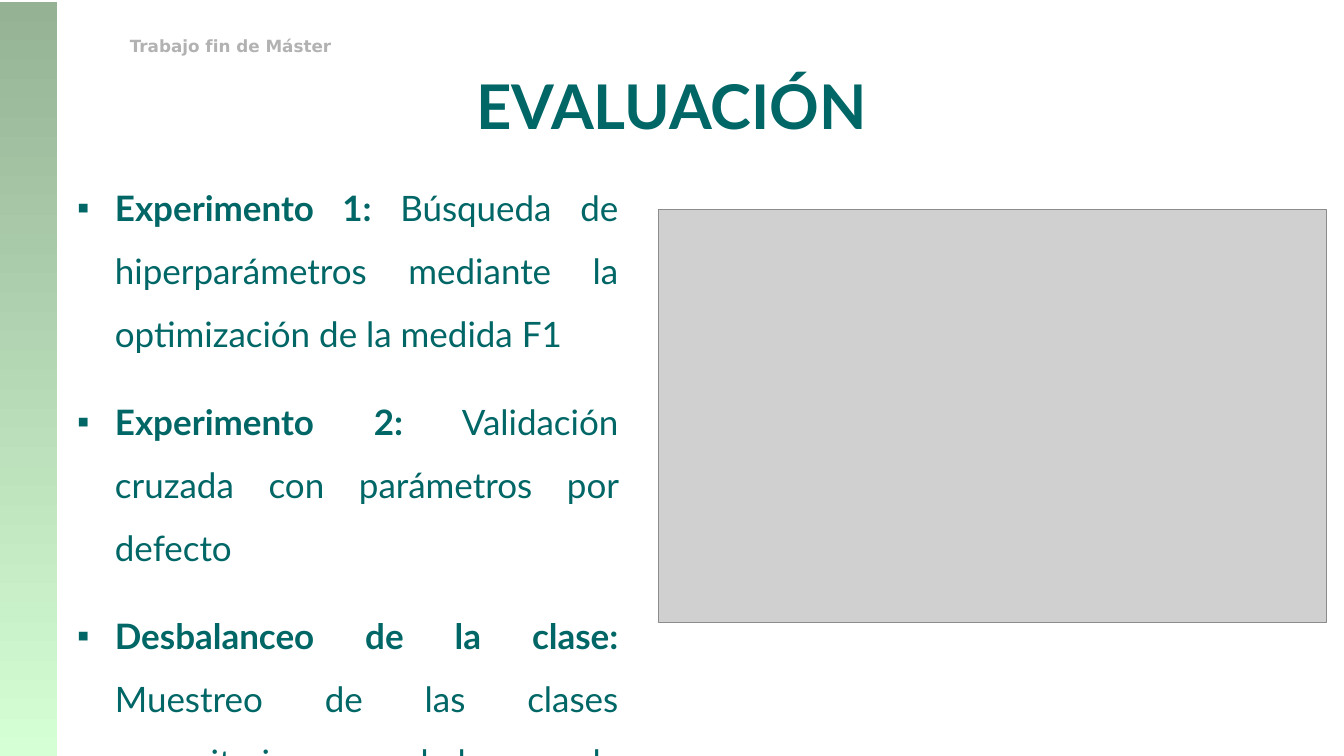
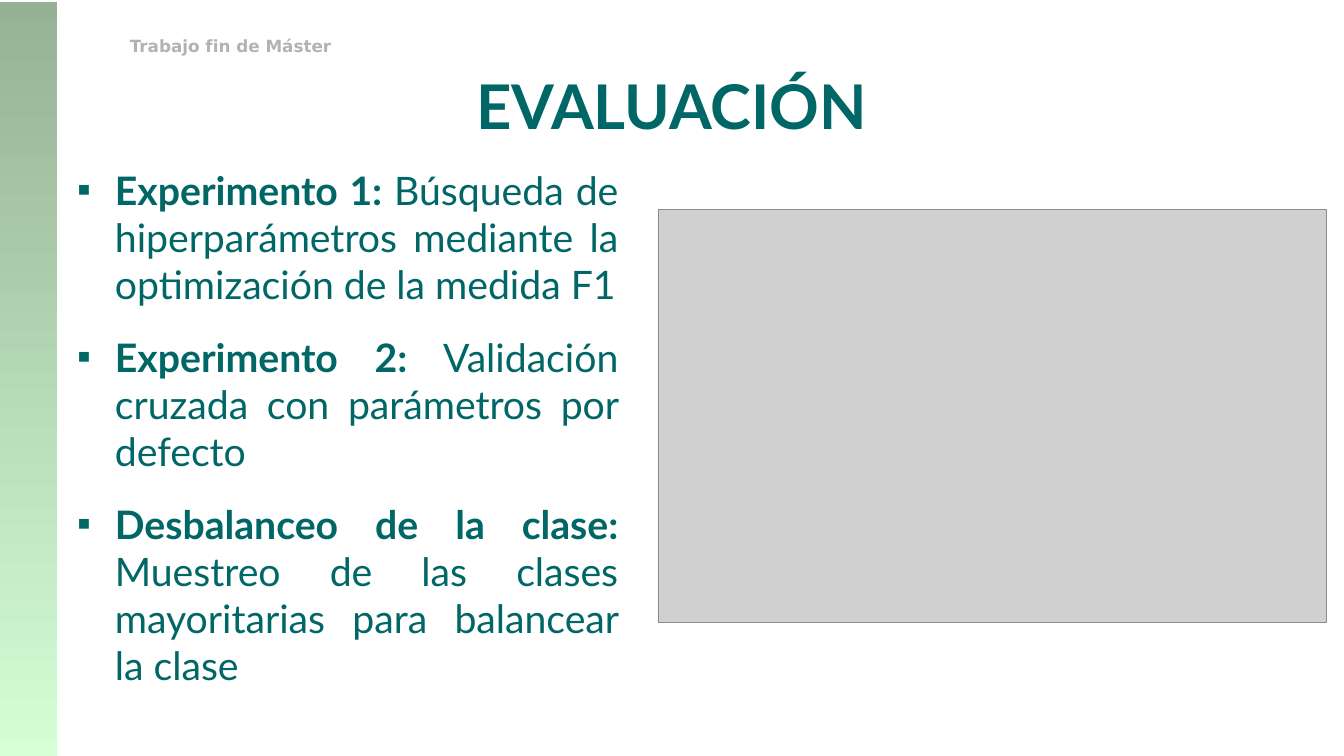
Before and after one commit to franciscorodriguez92/uned-tfm, a slide deck: slide 17 of TFM_Francisco_Rodriguez.pptx. Drawn at 1344x756 pixels with LibreOffice and Linux fonts; fonts in the diff are those of the drawing; grey boxes stand for pictures; background and template pictures are left out. Boxes give left, top, right and bottom in pixels: in the first picture for what was removed or moved away, otherwise in the second. Text is boxed around its words. In the diff, an @@ line names an element or a change of style, - is before the commit and + after.

```diff
--- a/TFM_Francisco_Rodriguez.pptx
+++ b/TFM_Francisco_Rodriguez.pptx
@@ text "Experimento 1: Búsqueda de hiperparámetros ..." at bbox=[115, 176, 620, 681]: size 25 to 28 pt; line spacing 1.5 to 1 @@
```
Also in this commit, not shown: 4 other slides changed, 1 other file.
